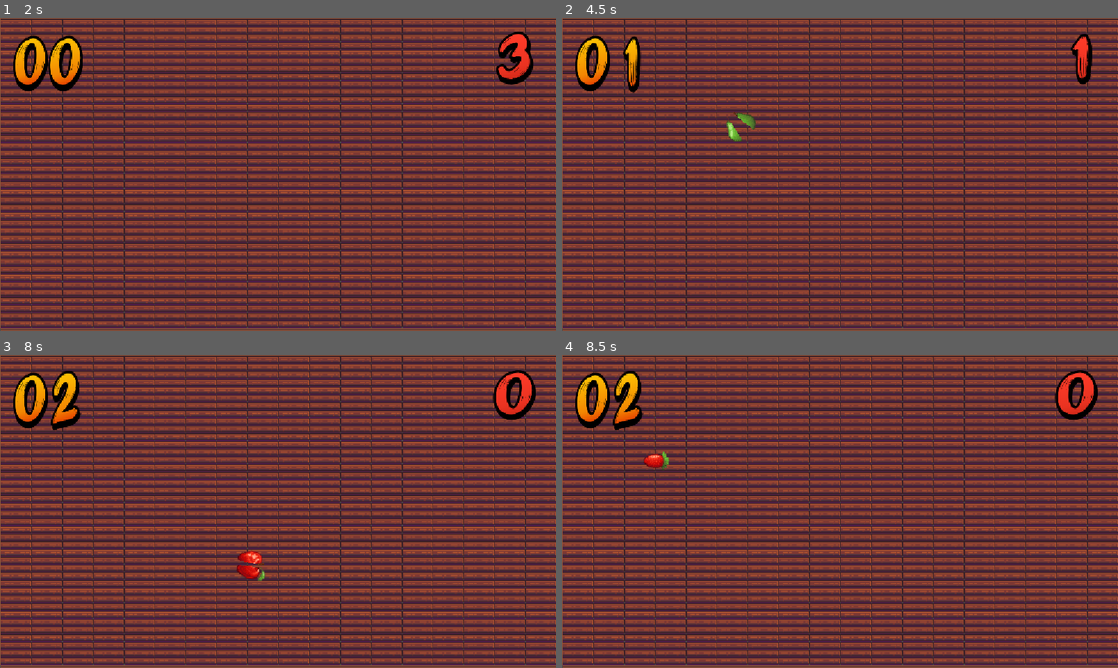
Above: before the commit, frames 1-4 (two rows, left to right).
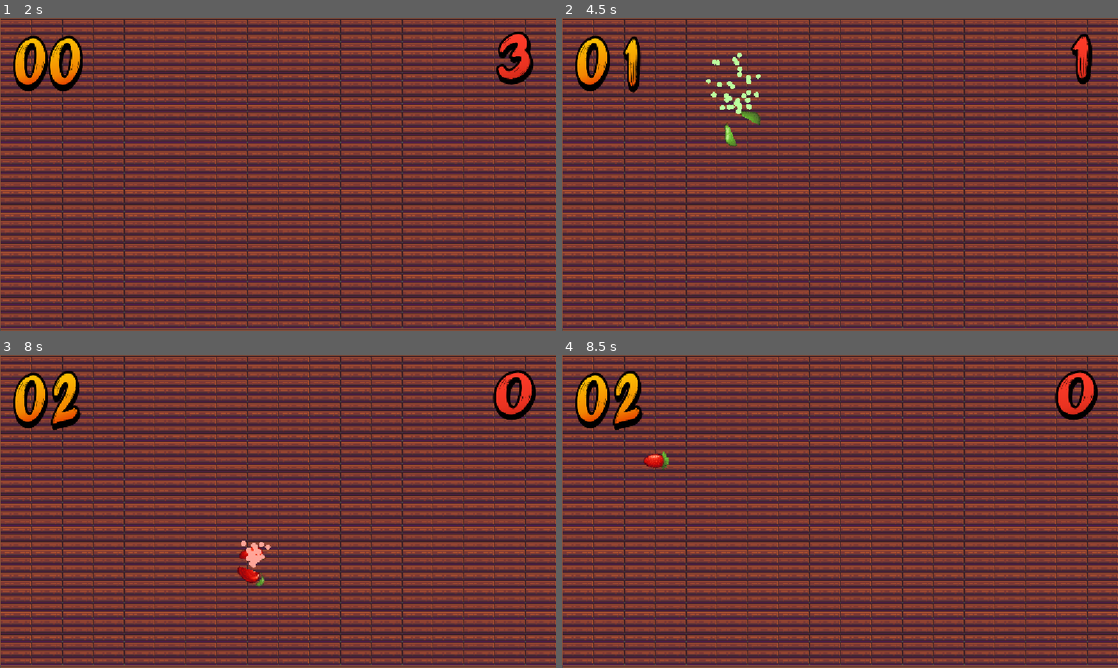
Above: after the commit, the same moments.

Repository: GiuseppeSalvatore-Celauro/Clone-Fruit_ninja
Game: Godot game, scene res://scene/starting_menu.tscn
The game is run twice, just before and just after one commit, with the same random seed, the same clock (stepped at 60 frames per second) and the same inputs. Sound files missing from this copy of the repository are replaced by a short silence.
Inputs (mouse positions are in pixels of both pictures, inside the frame that each line leads up to):
- Up to frame 1 (2 s): click "Start" at 0.5 s; move the mouse to (250, 237) at 1.27 s; press the mouse at (250, 237) at 1.28 s
- Up to frame 2 (4.5 s): tap Enter at 2 s; move the mouse to (1006, 221) at 2.02 s; release the mouse at (1006, 221) at 2.03 s; click (1006, 221) at 2.1 s; move the mouse to (673, 127) at 2.77 s; press the mouse at (673, 127) at 2.78 s; move the mouse to (867, 174) at 3.52 s; release the mouse at (867, 174) at 3.53 s; click (867, 174) at 3.6 s; move the mouse to (756, 96) at 4.27 s; press the mouse at (756, 96) at 4.28 s
- Up to frame 3 (8 s): move the mouse to (400, 495) at 5.02 s; release the mouse at (400, 495) at 5.03 s; click (400, 495) at 5.1 s; move the mouse to (166, 527) at 5.77 s; press the mouse at (166, 527) at 5.78 s; move the mouse to (333, 442) at 6.52 s; release the mouse at (333, 442) at 6.53 s; click (333, 442) at 6.6 s; move the mouse to (250, 574) at 7.27 s; press the mouse at (250, 574) at 7.28 s
- Up to frame 4 (8.5 s): move the mouse to (1006, 558) at 8.02 s; release the mouse at (1006, 558) at 8.03 s; click (1006, 558) at 8.1 s

Frame 1 is identical in both runs. In frame 2, 0.7% of the frame differs, in the area x 25-36%, y 11-42%; in frame 3, 0.4%; in frame 4, less than 0.1%.

Commit message:
Aggiunto un inizio di particelle ed ho reso migliore lo slice

Diff:
--- a/resourses/fruit.tscn
+++ b/resourses/fruit.tscn
@@ -1,21 +1,28 @@
-[gd_scene load_steps=4 format=3 uid="uid://dwe24totuudip"]
+[gd_scene load_steps=6 format=3 uid="uid://dwe24totuudip"]
 
 [ext_resource type="Script" uid="uid://crljg43j6whd5" path="res://scripts/fruit.gd" id="1_oocop"]
 [ext_resource type="AudioStream" uid="uid://b1467rl2ts8n2" path="res://assets/sfx/fruit_slicing.wav" id="2_oocop"]
+[ext_resource type="Texture2D" uid="uid://tumeyn8ixbqo" path="res://assets/misc/cerchio.png" id="3_itegv"]
 
 [sub_resource type="CircleShape2D" id="CircleShape2D_aepbf"]
 radius = 17.0
 
+[sub_resource type="Curve" id="Curve_oocop"]
+_data = [Vector2(0.16455695, 1), 0.0, 0.0, 0, 0, Vector2(0.83966243, 0.6966293), -1.8435609, -1.8435609, 0, 0, Vector2(0.9915612, 0.28089893), -0.2754746, 0.0, 0, 0]
+point_count = 3
+
 [node name="Fruit" type="Area2D"]
 script = ExtResource("1_oocop")
 
-[node name="LeftSide" type="Sprite2D" parent="."]
+[node name="Container" type="CanvasGroup" parent="."]
+
+[node name="LeftSide" type="Sprite2D" parent="Container"]
 position = Vector2(-7, 1)
 scale = Vector2(0.96875, 1.03125)
 region_enabled = true
 region_rect = Rect2(0, 0, 16, 32)
 
-[node name="RightSide" type="Sprite2D" parent="."]
+[node name="RightSide" type="Sprite2D" parent="Container"]
 position = Vector2(8, 1)
 region_enabled = true
 region_rect = Rect2(16, 0, 16, 32)
@@ -24,9 +31,37 @@
 visible = false
 shape = SubResource("CircleShape2D_aepbf")
 
-[node name="fruit_slicing" type="AudioStreamPlayer2D" parent="."]
+[node name="FruitSlice" type="AudioStreamPlayer2D" parent="."]
 stream = ExtResource("2_oocop")
 volume_db = -10.0
 
+[node name="FruitExplosion" type="CPUParticles2D" parent="."]
+emitting = false
+amount = 30
+texture = ExtResource("3_itegv")
+lifetime = 0.25
+one_shot = true
+explosiveness = 0.7
+spread = 180.0
+gravity = Vector2(0, 0)
+initial_velocity_min = 69.77
+initial_velocity_max = 186.05
+angular_velocity_min = -189.77
+angular_velocity_max = 680.93
+scale_amount_min = 0.15
+scale_amount_max = 0.15
+scale_amount_curve = SubResource("Curve_oocop")
+
+[node name="FruitDrip" type="CPUParticles2D" parent="."]
+position = Vector2(0, 84)
+emitting = false
+texture = ExtResource("3_itegv")
+emission_shape = 1
+emission_sphere_radius = 5.0
+gravity = Vector2(0, 2000)
+scale_amount_min = 0.15
+scale_amount_max = 0.15
+scale_amount_curve = SubResource("Curve_oocop")
+
 [connection signal="area_entered" from="." to="." method="_on_area_entered"]
-[connection signal="finished" from="fruit_slicing" to="." method="_on_fruit_slicing_finished"]
+[connection signal="finished" from="FruitSlice" to="." method="_on_fruit_slicing_finished"]
--- a/resourses/fruits/apple.tscn
+++ b/resourses/fruits/apple.tscn
@@ -5,12 +5,16 @@
 
 [node name="Fruit" instance=ExtResource("1_uoncp")]
 
-[node name="LeftSide" parent="." index="0"]
+[node name="LeftSide" parent="Container" index="0"]
 texture = ExtResource("2_ufbre")
-region_enabled = true
 region_rect = Rect2(32, 0, 16, 32)
 
-[node name="RightSide" parent="." index="1"]
+[node name="RightSide" parent="Container" index="1"]
 texture = ExtResource("2_ufbre")
-region_enabled = true
 region_rect = Rect2(48, 0, 16, 32)
+
+[node name="FruitExplosion" parent="." index="3"]
+color = Color(1, 0.648568, 0.5942587, 1)
+
+[node name="FruitDrip" parent="." index="4"]
+color = Color(1, 0.64705884, 0.59607846, 1)
--- a/resourses/fruits/coconut.tscn
+++ b/resourses/fruits/coconut.tscn
@@ -5,10 +5,16 @@
 
 [node name="Fruit" instance=ExtResource("1_bbeuv")]
 
-[node name="LeftSide" parent="." index="0"]
+[node name="LeftSide" parent="Container" index="0"]
 texture = ExtResource("2_aahqt")
 region_rect = Rect2(160, 0, 16, 32)
 
-[node name="RightSide" parent="." index="1"]
+[node name="RightSide" parent="Container" index="1"]
 texture = ExtResource("2_aahqt")
 region_rect = Rect2(176, 0, 16, 32)
+
+[node name="FruitExplosion" parent="." index="3"]
+color = Color(1, 0.8158906, 0.7279729, 1)
+
+[node name="FruitDrip" parent="." index="4"]
+color = Color(1, 0.8156863, 0.7294118, 1)
--- a/resourses/fruits/lemon.tscn
+++ b/resourses/fruits/lemon.tscn
@@ -5,10 +5,16 @@
 
 [node name="Fruit" instance=ExtResource("1_5yq5a")]
 
-[node name="LeftSide" parent="." index="0"]
+[node name="LeftSide" parent="Container" index="0"]
 texture = ExtResource("2_krh50")
 region_rect = Rect2(64, 0, 16, 32)
 
-[node name="RightSide" parent="." index="1"]
+[node name="RightSide" parent="Container" index="1"]
 texture = ExtResource("2_krh50")
 region_rect = Rect2(80, 0, 16, 32)
+
+[node name="FruitExplosion" parent="." index="3"]
+color = Color(0.86963946, 0.68681085, 0, 1)
+
+[node name="FruitDrip" parent="." index="4"]
+color = Color(0.87058824, 0.6862745, 0, 1)
--- a/resourses/fruits/orange.tscn
+++ b/resourses/fruits/orange.tscn
@@ -5,10 +5,14 @@
 
 [node name="Fruit" instance=ExtResource("1_uu7mx")]
 
-[node name="LeftSide" parent="." index="0"]
+[node name="LeftSide" parent="Container" index="0"]
 texture = ExtResource("2_qik73")
-region_enabled = true
 
-[node name="RightSide" parent="." index="1"]
+[node name="RightSide" parent="Container" index="1"]
 texture = ExtResource("2_qik73")
-region_enabled = true
+
+[node name="FruitExplosion" parent="." index="3"]
+color = Color(1, 0.43137255, 0, 1)
+
+[node name="FruitDrip" parent="." index="4"]
+color = Color(1, 0.43137255, 0, 1)
--- a/resourses/fruits/pear.tscn
+++ b/resourses/fruits/pear.tscn
@@ -5,10 +5,16 @@
 
 [node name="Fruit" instance=ExtResource("1_fphmj")]
 
-[node name="LeftSide" parent="." index="0"]
+[node name="LeftSide" parent="Container" index="0"]
 texture = ExtResource("2_y5e64")
 region_rect = Rect2(96, 0, 16, 32)
 
-[node name="RightSide" parent="." index="1"]
+[node name="RightSide" parent="Container" index="1"]
 texture = ExtResource("2_y5e64")
 region_rect = Rect2(112, 0, 16, 32)
+
+[node name="FruitExplosion" parent="." index="3"]
+color = Color(0.7366768, 1, 0.6229333, 1)
+
+[node name="FruitDrip" parent="." index="4"]
+color = Color(0.7372549, 1, 0.62352943, 1)
--- a/resourses/fruits/strawberry.tscn
+++ b/resourses/fruits/strawberry.tscn
@@ -5,10 +5,16 @@
 
 [node name="Fruit" instance=ExtResource("1_lgryh")]
 
-[node name="LeftSide" parent="." index="0"]
+[node name="LeftSide" parent="Container" index="0"]
 texture = ExtResource("2_ia3lc")
 region_rect = Rect2(128, 0, 16, 32)
 
-[node name="RightSide" parent="." index="1"]
+[node name="RightSide" parent="Container" index="1"]
 texture = ExtResource("2_ia3lc")
 region_rect = Rect2(144, 0, 16, 32)
+
+[node name="FruitExplosion" parent="." index="3"]
+color = Color(1, 0.28627452, 0.22352941, 1)
+
+[node name="FruitDrip" parent="." index="4"]
+color = Color(1, 0.28627452, 0.22352941, 1)
--- a/scripts/fruit.gd
+++ b/scripts/fruit.gd
@@ -4,14 +4,18 @@
 signal emit_fruit_dmg
 
 @onready var fruit: Fruit = $"."
-@onready var left_side: Sprite2D = $LeftSide
+@onready var container: CanvasGroup = $Container
+@onready var left_side: Sprite2D = $Container/LeftSide
+@onready var right_side: Sprite2D = $Container/RightSide
 @onready var full_fruit_collision: CollisionShape2D = $CollisionShape2D
-@onready var right_side: Sprite2D = $RightSide
 @onready var speed_multiplayer:int  = 1
 @onready var full_rotation:int  = 360
 @onready var gravity:int  = randi_range(min_falling_speed, max_falling_speed)
-@onready var fruit_slicing: AudioStreamPlayer2D = $fruit_slicing
-@onready var timer: Timer = $Timer
+@onready var fruit_slicing: AudioStreamPlayer2D = $FruitSlice
+@onready var fruit_explosion: CPUParticles2D = $FruitExplosion
+@onready var fruit_drip: CPUParticles2D = $FruitDrip
+
+
 @export var fruit_dmg: int = 1
 @export var min_falling_speed: int = 400
 @export var max_falling_speed: int = 500
@@ -23,7 +27,7 @@
 
 
 func _process(delta: float) -> void:
-	fruit_rotation(delta, fruit)
+	fruit_rotation(delta, container)
 
 	if fruit.position.y < viewport_y:
 		fruit.position.y += speed_multiplayer * gravity / 100.00
@@ -64,6 +68,9 @@
 func _on_area_entered(area: Area2D) -> void:
 	if area.name == "Player":
 		fruit_slicing.play()
+		fruit_explosion.emitting = true
+		fruit_drip.position = area.position
+		fruit_drip.emitting = true
 		fruit_dmg = 0
 		is_hitted = true
 
Binary file added: assets/cerchio.png
Not shown, added: assets/cerchio.png.import
Binary file added: assets/misc/cerchio.png
Not shown, added: assets/misc/cerchio.png.import
